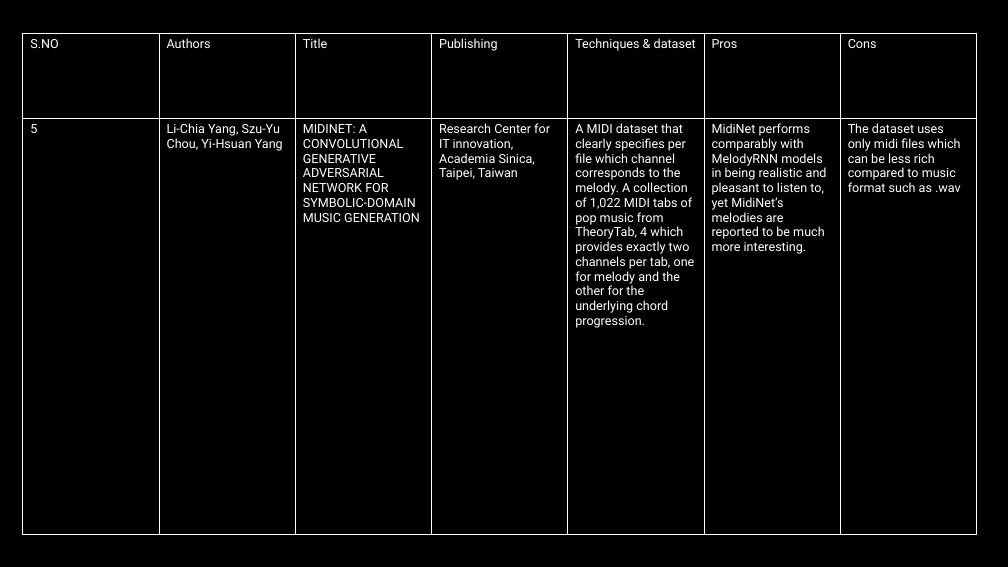
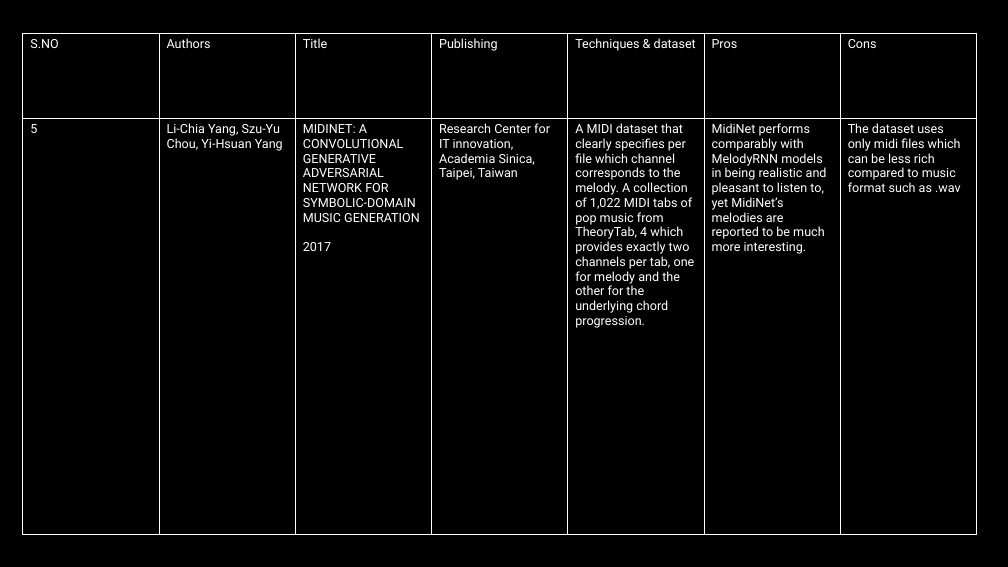
Before and after one commit to 2010030151-satya/Music-generation, a slide deck: slide 12 of presentations/aids_review2.pptx (slide 5 before the commit). Drawn at 1008x567 pixels with LibreOffice and Linux fonts; fonts in the diff are those of the drawing. Boxes give left, top, right and bottom in pixels: in the first picture for what was removed or moved away, otherwise in the second. Text is boxed around its words. In the diff, an @@ line names an element or a change of style, - is before the commit and + after.

```diff
--- a/presentations/aids_review2.pptx
+++ b/presentations/aids_review2.pptx
@@ table at [23,33,975,535] @@
-row 2, column 3: MIDINET: A CONVOLUTIONAL GENERATIVE ADVERSARIAL NETWORK FOR SYMBOLIC-DOMAIN MUSIC GENERATION
+row 2, column 3: MIDINET: A CONVOLUTIONAL GENERATIVE ADVERSARIAL NETWORK FOR SYMBOLIC-DOMAIN MUSIC GENERATION / 2017
```
Also in this commit, not shown: 3 other slides changed.
